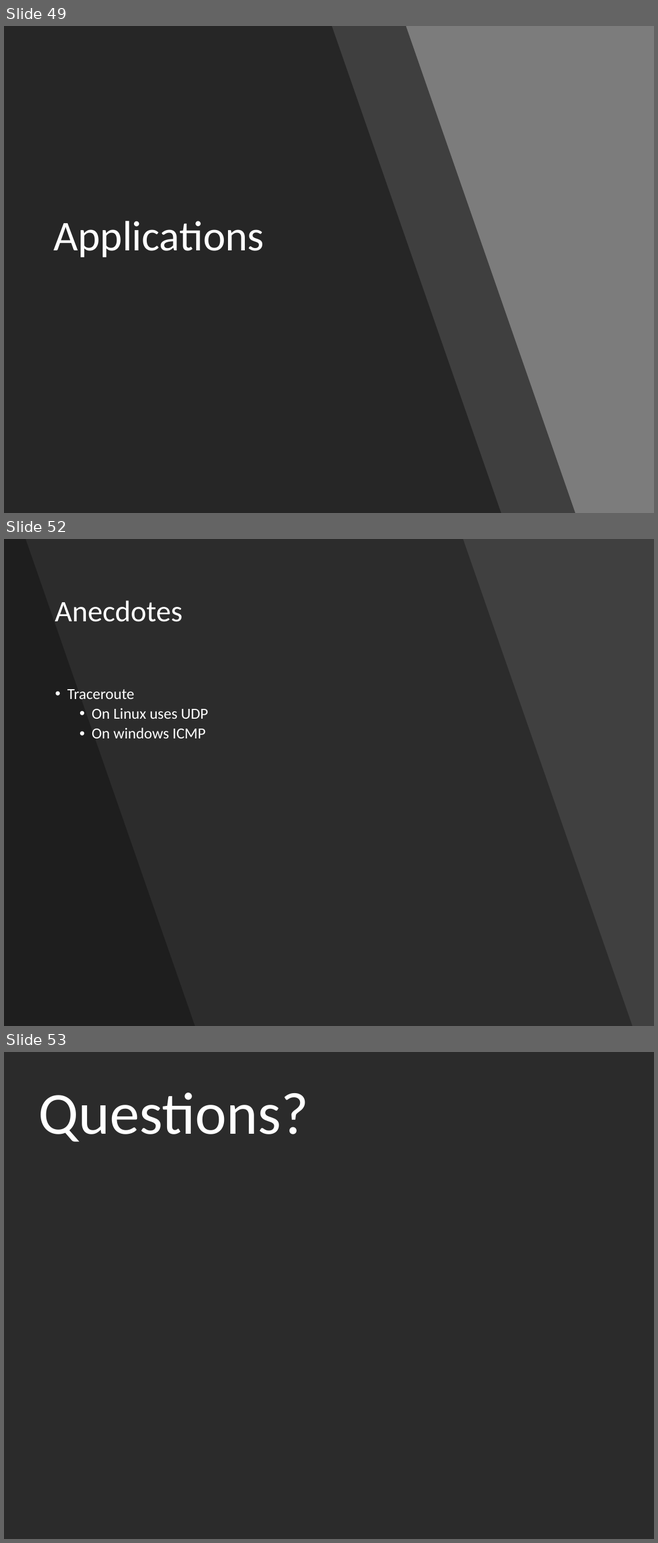
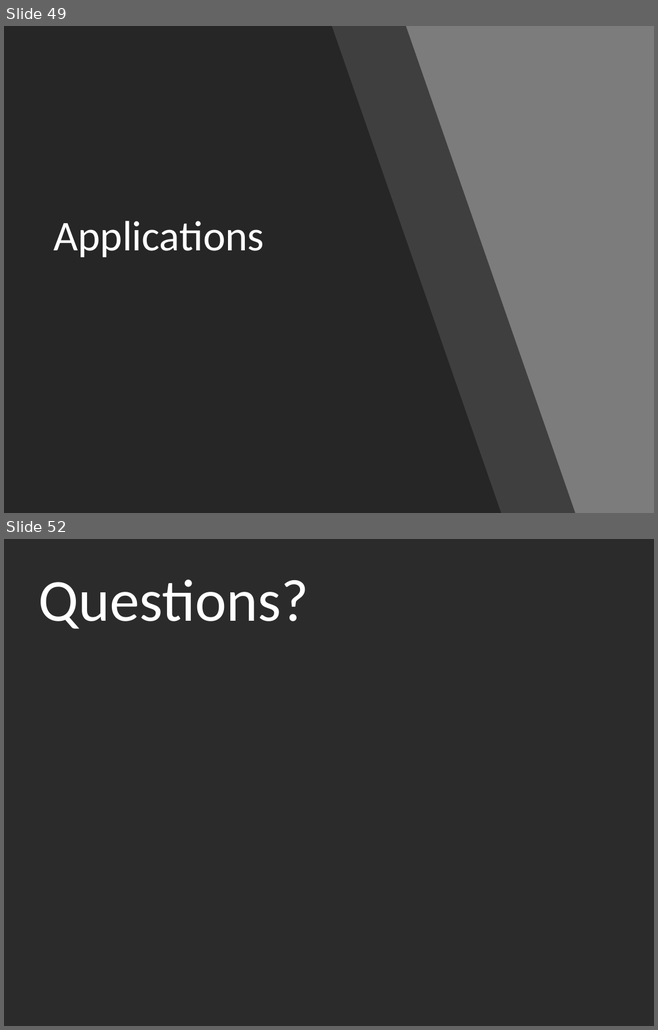
Before and after one commit to shirasael/20588, a slide deck: raw socket & libpcap & icmp.pptx. Shown one above the other, each under a label of ours: slides 49, 52 and 53 before the commit, slides 49 and 52 after it; the slides between them are not shown. The pictures are 658x1543 and 658x1030 pixels, drawn with LibreOffice and Linux fonts; fonts in the diff are those of the drawing; background and template pictures are left out; a plain dark background stands for a picture behind light text. Boxes give left, top, right and bottom in pixels: in the first picture for what was removed or moved away, otherwise in the second. Text is boxed around its words. In the diff, an @@ line names an element or a change of style, - is before the commit and + after.

```diff
--- a/raw socket & libpcap & icmp.pptx
+++ b/raw socket & libpcap & icmp.pptx
@@ slide 52 removed at [4, 539, 654, 1026], background #404040 @@
@@ freeform shape removed at [4, 539, 632, 1026] @@
@@ freeform shape removed at [4, 539, 195, 1026] @@
@@ title removed at [55, 600, 183, 622] @@
-Anecdotes
@@ text removed at [67, 689, 208, 739] @@
-• Traceroute
-  • On Linux uses UDP
-  • On windows ICMP
@@ what was slide 53 is now slide 52 @@
```
Also in this commit, not shown: 5 slides changed.
